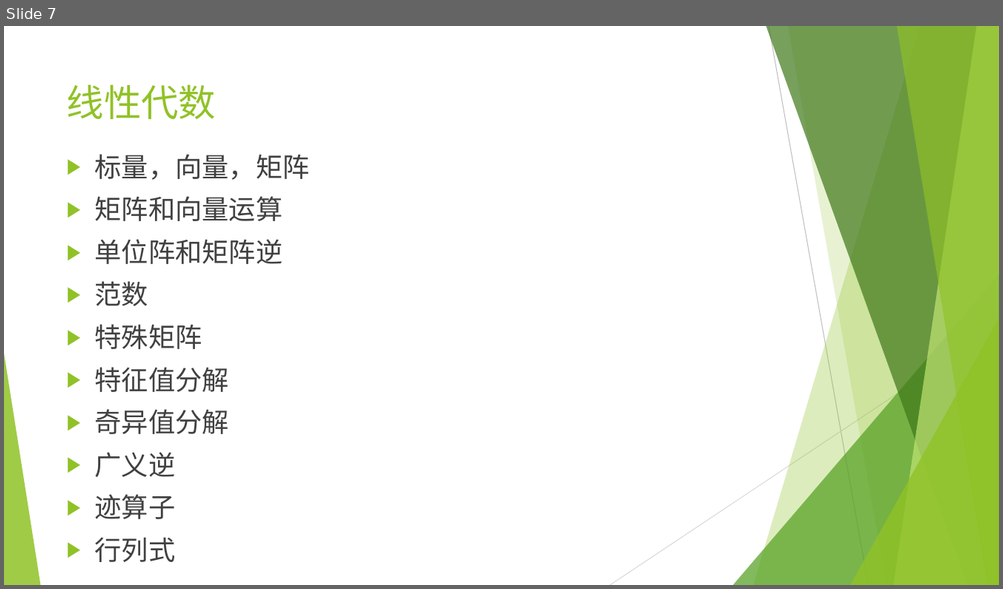
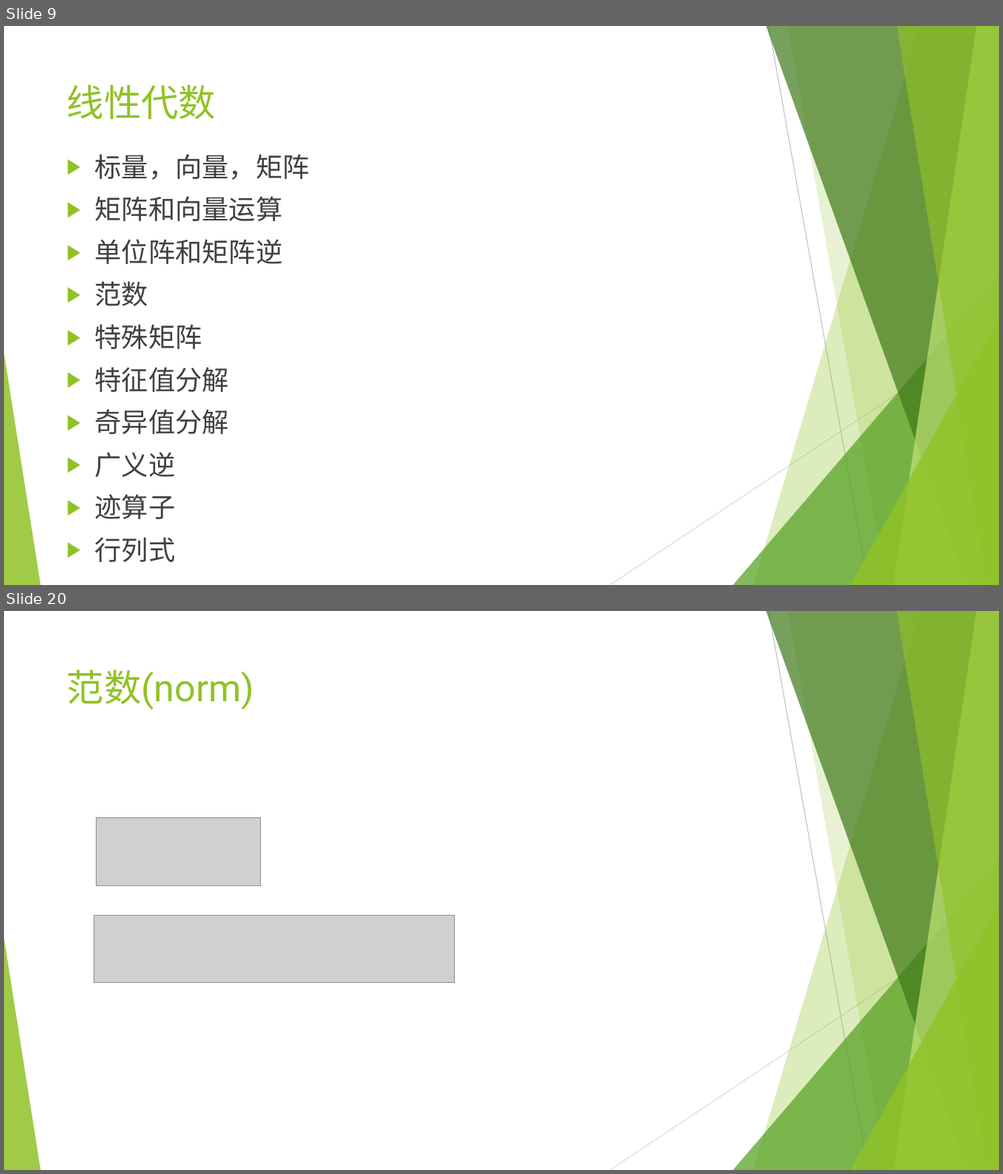
Before and after one commit to wangyi-fudan/BIOL130173, a slide deck: 1_linear_algebra.pptx. Shown one above the other, each under a label of ours: slide 7 before the commit, slides 9 and 20 after it; the slides between them are not shown. The pictures are 1003x589 and 1003x1174 pixels, drawn with LibreOffice and Linux fonts; fonts in the diff are those of the drawing; grey boxes stand for pictures. Boxes give left, top, right and bottom in pixels: in the first picture for what was removed or moved away, otherwise in the second. Text is boxed around its words. In the diff, an @@ line names an element or a change of style, - is before the commit and + after.

```diff
--- a/1_linear_algebra.pptx
+++ b/1_linear_algebra.pptx
@@ slide 20 added at bbox=[4, 611, 999, 1170], background #FFFFFF; not listed: 10 template elements that a slide beside it also shows @@
@@ title added at bbox=[67, 669, 254, 710], 36 pt, text #90C226 @@
+范数(norm)
@@ picture added at bbox=[96, 818, 261, 886] @@
@@ picture added at bbox=[94, 916, 455, 983] @@
@@ what was slide 7 is now slide 9 @@
```
Also in this commit, not shown: 1 slide changed, 19 other slides added.
